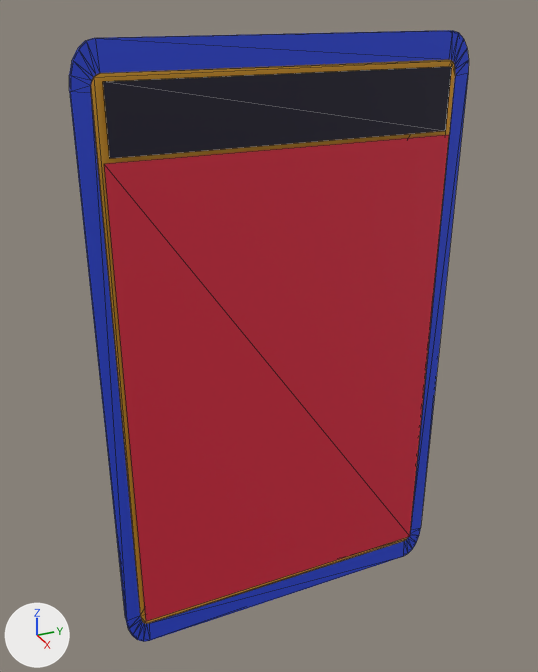
The glTF model static/models/PokeCard.glb as it was, and as the next commit left it.
Before and after are seen from a 50 mm camera at (3.03, -1.45, 3.16) aimed at (-0.07, -0.06, 1.62). Lighting does not change. The marker at lower left points along +X, +Y and +Z. Mesh edges are drawn as thin lines. Where no turn or scale is listed for an object, it has been applied to the vertices.
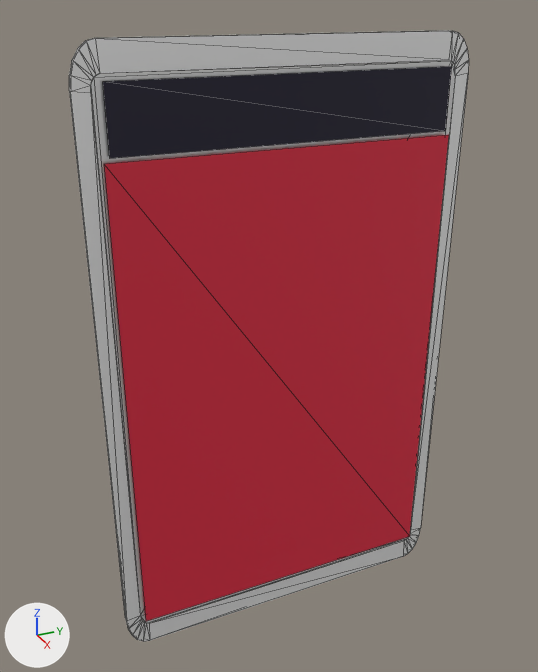
Where the newer file only moved an object's origin or applied its transform, the numbers keep the older frame.

What differs and where, as boxes [x1, y1, x2, y2] in the pictures (538 x 672 px):
'Plane', recoloured (blue to white)
    both: [69, 30, 469, 642]

The change, as a diff of the scene's bpy script:
```diff
--- a/static/models/PokeCard.glb.py
+++ b/static/models/PokeCard.glb.py
@@ mat_main @@
 mat_main = principled_material('Main')
-mat_main.base_color = (0.0271, 0.0721, 0.8)  # blue #2e4ce7
+mat_main.base_color = (1.0, 1.0, 1.0)  # white #ffffff
@@ mat_material_001 @@
 mat_material_001 = principled_material('Material.001')
-mat_material_001.base_color = (0.801, 0.38, 0.0218)  # orange #e7a629
+mat_material_001.base_color = (1.0, 1.0, 1.0)  # white #ffffff
```
